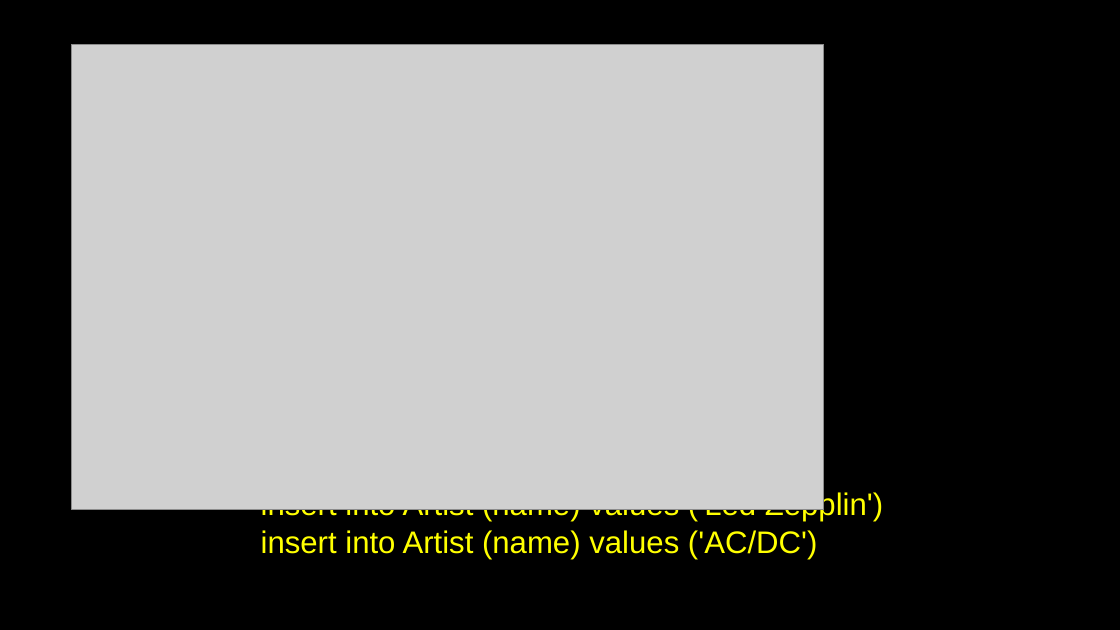
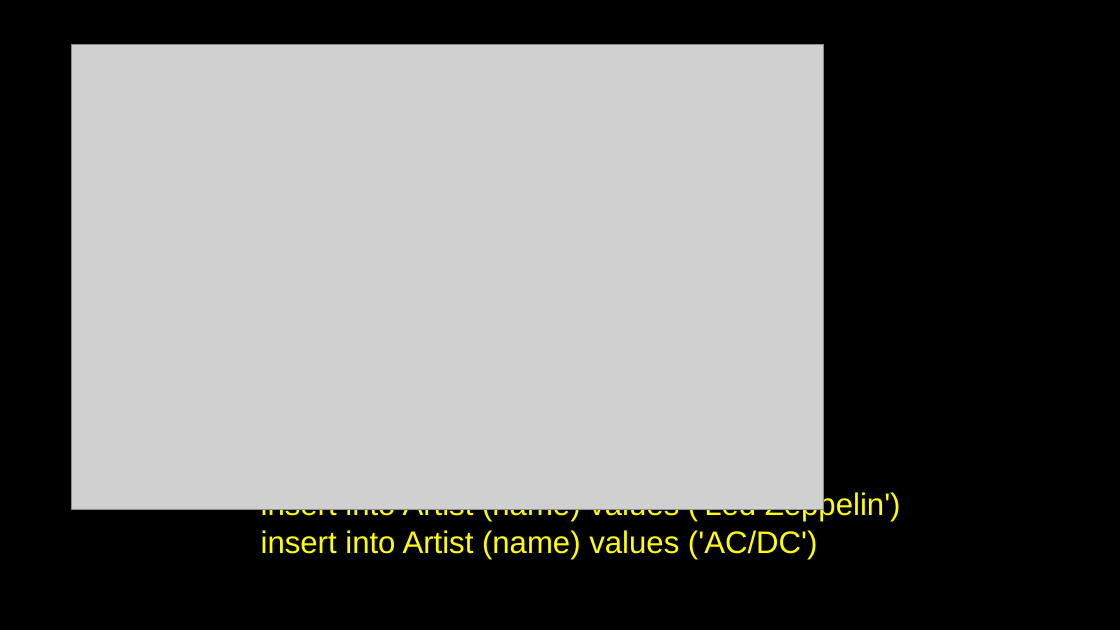
Before and after one commit to SOsintOps/py4e, a slide deck: slide 65 of lectures3/Pythonlearn-15-Databases.pptx. Drawn at 1120x630 pixels with LibreOffice and Linux fonts; fonts in the diff are those of the drawing; grey boxes stand for pictures. Boxes give left, top, right and bottom in pixels: in the first picture for what was removed or moved away, otherwise in the second. Text is boxed around its words. In the diff, an @@ line names an element or a change of style, - is before the commit and + after.

Commit message:
Fix text and code errors in the chapter slides
Fixes 59 errors in the 16 chapter presentations (lectures3/Pythonlearn-NN-*.pptx):
typos, en dashes and curly quotes in code that Python rejects, Python 2 output
and messages (raw_input, <type 'list'>, range returning a list, u'' strings),
output that the code does not print, def __init(self)__, a missing ssl context
in opengeo.py, HTTP requests without \r\n, and a few wrong technical statements.
Only the text runs that change are edited; colors and layout are kept.

```diff
--- a/lectures3/Pythonlearn-15-Databases.pptx
+++ b/lectures3/Pythonlearn-15-Databases.pptx
@@ text at [261,491,901,522]: text changed @@
-insert into Artist (name) values ('Led Zepplin')
+insert into Artist (name) values ('Led Zeppelin')
```
Also in this commit, not shown: 3 other slides changed, 15 other files.
